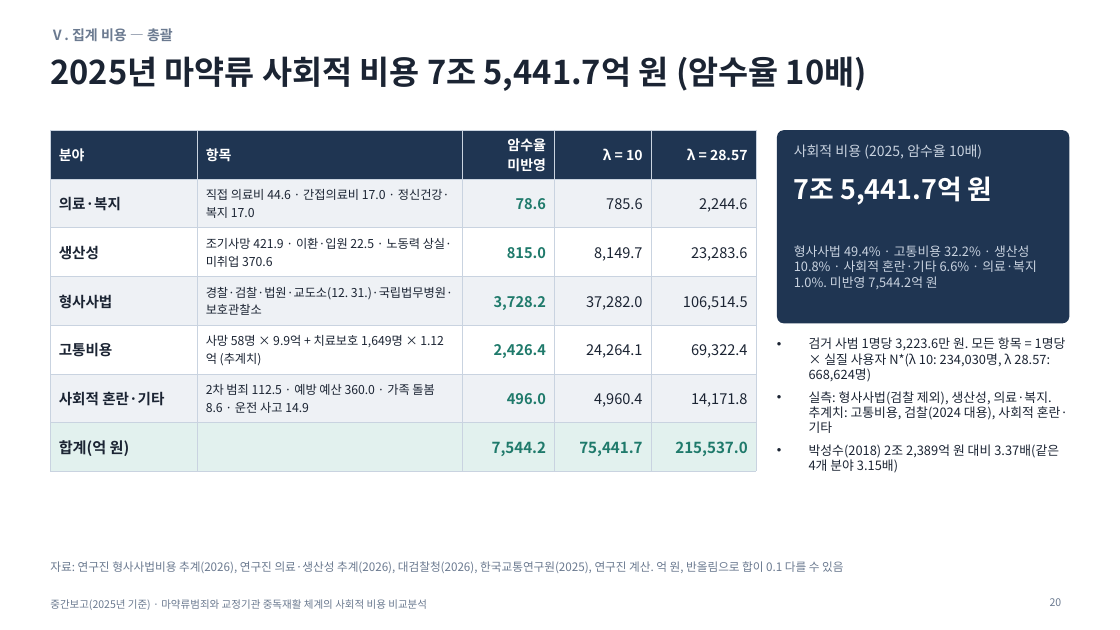
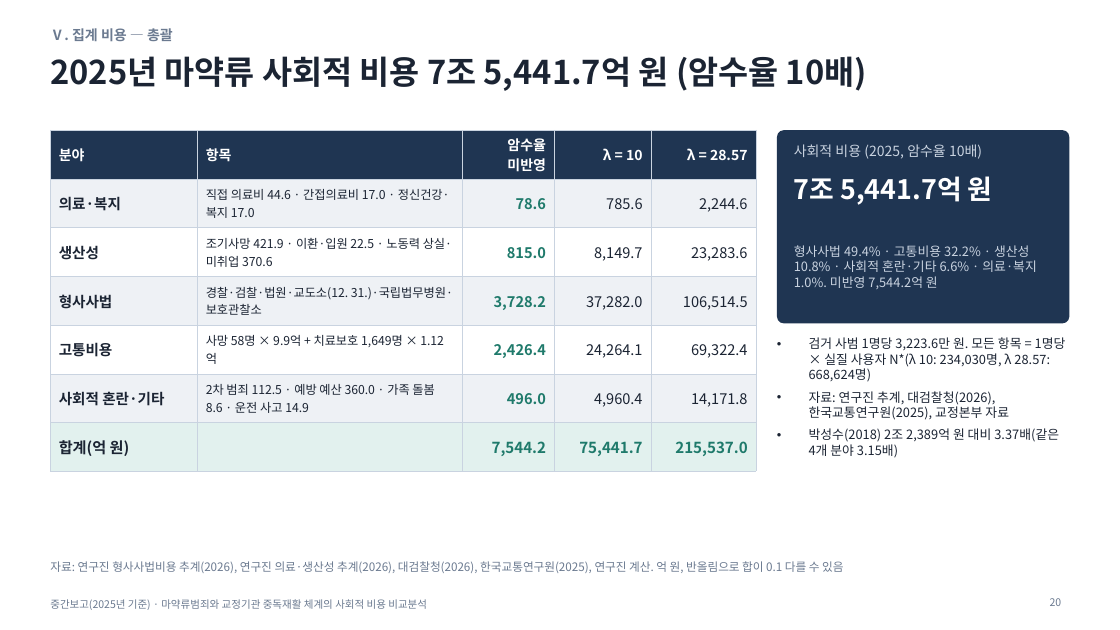
Before and after one commit to adminmrobo/drug-crime-social-cost, a slide deck: slide 20 of deliverables/2026-11-16_보고용/중간보고_마약류사회적비용_2025기준_보고용.pptx. Drawn at 1120x630 pixels with LibreOffice and Linux fonts; fonts in the diff are those of the drawing. Boxes give left, top, right and bottom in pixels: in the first picture for what was removed or moved away, otherwise in the second. Text is boxed around its words. In the diff, an @@ line names an element or a change of style, - is before the commit and + after.

Commit message:
보고용: 추계치·미확정 표현 삭제(엑셀 제외)

```diff
--- a/deliverables/2026-11-16_보고용/중간보고_마약류사회적비용_2025기준_보고용.pptx
+++ b/deliverables/2026-11-16_보고용/중간보고_마약류사회적비용_2025기준_보고용.pptx
@@ table at box(50, 130, 756, 460) @@
-row 5, column 2: 사망 58명 × 9.9억 + 치료보호 1,649명 × 1.12억 (추계치)
+row 5, column 2: 사망 58명 × 9.9억 + 치료보호 1,649명 × 1.12억
@@ text at box(809, 391, 1009, 420): text changed @@
-• 실측: 형사사법(검찰 제외), 생산성, 의료·복지. 추계치: 고통비용, 검찰(2024 대용), 사회적 혼란·기타
+• 자료: 연구진 추계, 대검찰청(2026), 한국교통연구원(2025), 교정본부 자료
```
Also in this commit, not shown: 14 other slides changed, 7 other files.
